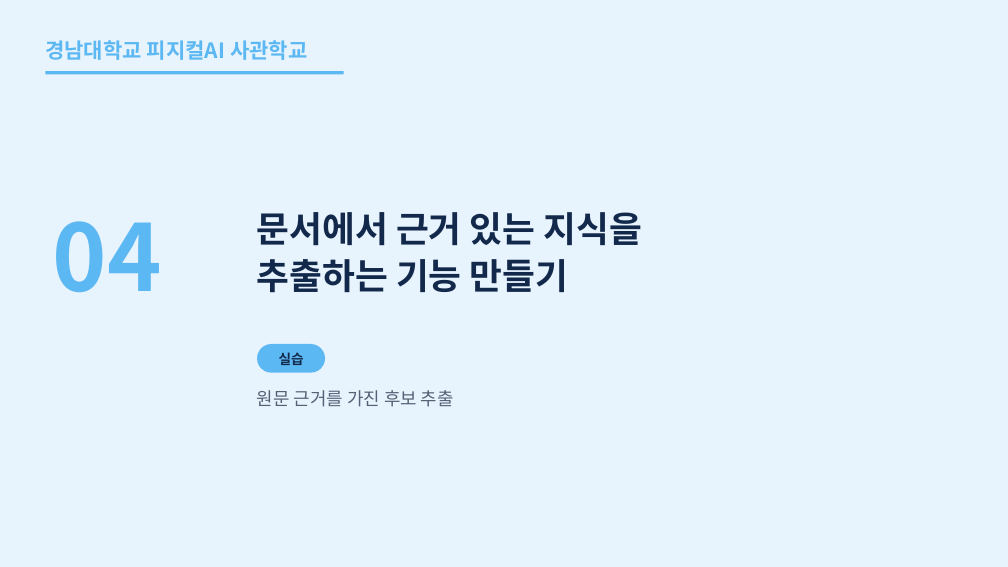
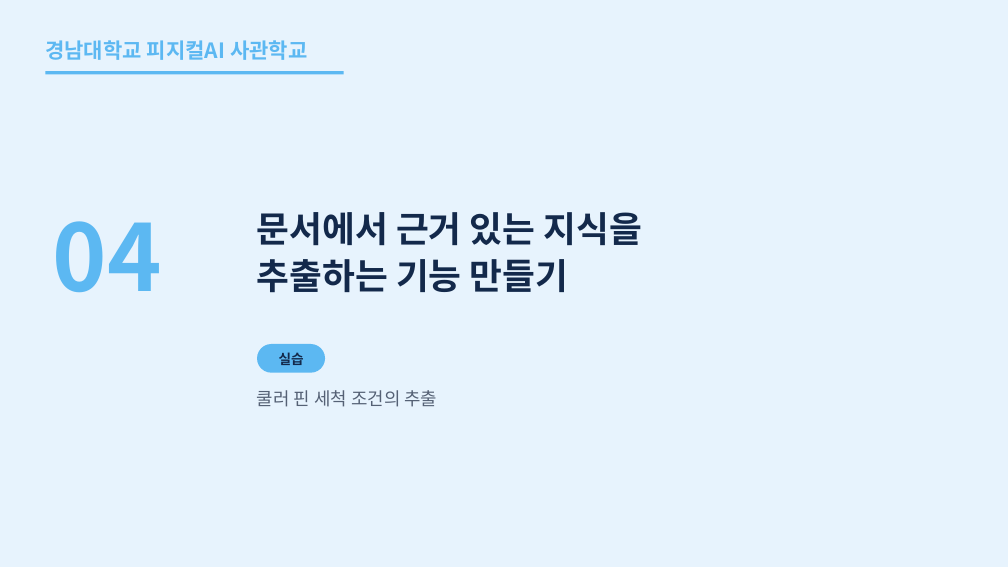
Before and after one commit to uengine-oss/hyd-iot-edu, a slide deck: slide 43 of workspace/강의제작/산출물/통합반/이론/04회차/통합반_04일차.pptx. Drawn at 1008x567 pixels with LibreOffice and Linux fonts; fonts in the diff are those of the drawing. Boxes give left, top, right and bottom in pixels: in the first picture for what was removed or moved away, otherwise in the second. Text is boxed around its words. In the diff, an @@ line names an element or a change of style, - is before the commit and + after.

Commit message:
통합반 4회차 43~44장과 실습2 대본을 실제 문서별 추출·검토 흐름에 맞춘다

```diff
--- a/workspace/강의제작/산출물/통합반/이론/04회차/통합반_04일차.pptx
+++ b/workspace/강의제작/산출물/통합반/이론/04회차/통합반_04일차.pptx
@@ text at (x1=257, y1=390, x2=437, y2=407): text changed @@
-원문 근거를 가진 후보 추출
+쿨러 핀 세척 조건의 추출
```
Also in this commit, not shown: 1 other slide changed, 15 other files.
